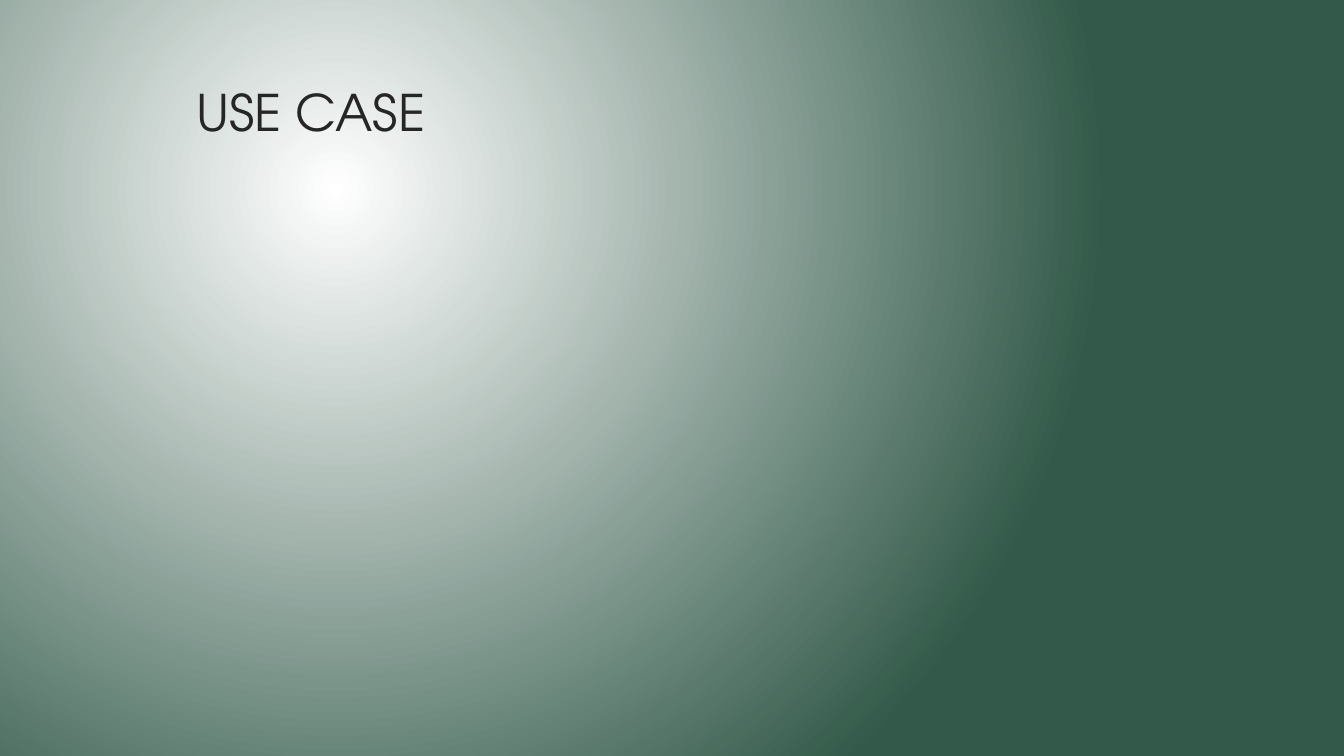
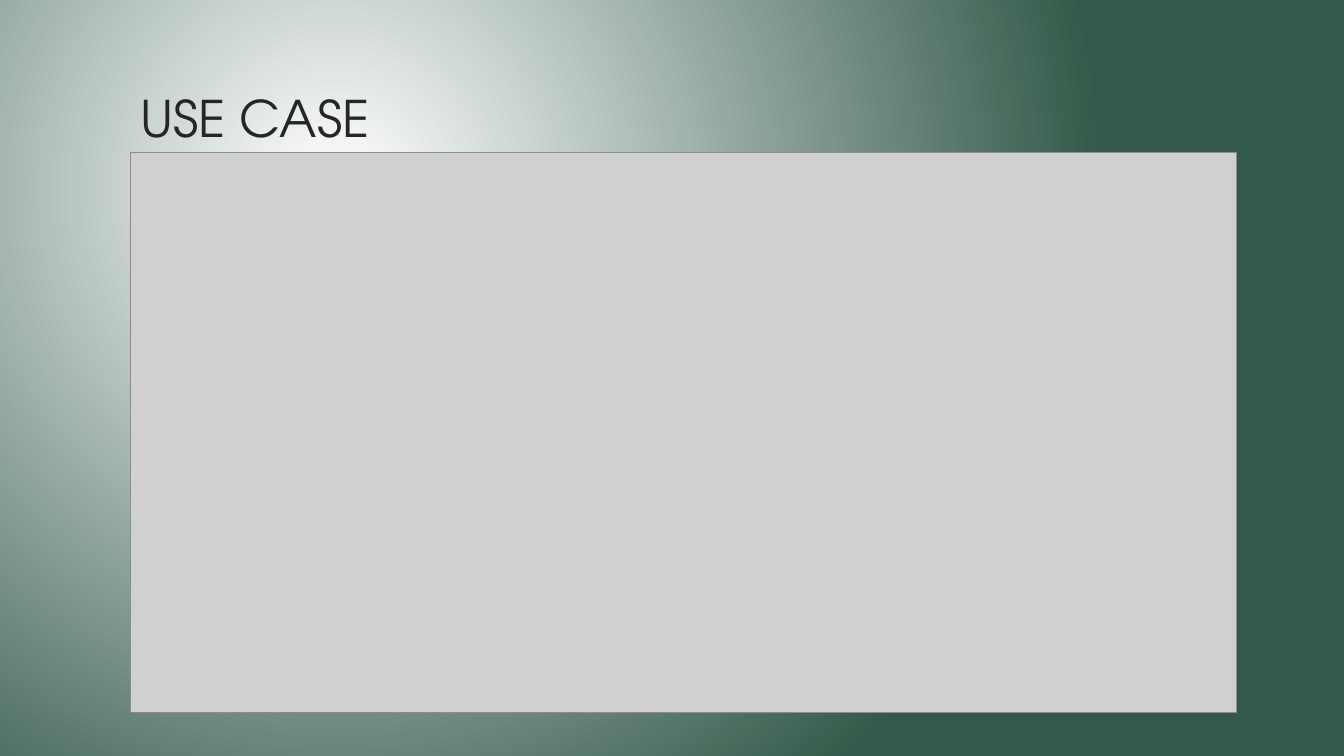
Before and after one commit to cameronmcphie/431FinalProject, a slide deck: slide 5 of documentation/431 Final Project.pptx. Drawn at 1344x756 pixels with LibreOffice and Linux fonts; fonts in the diff are those of the drawing; grey boxes stand for pictures. Boxes give left, top, right and bottom in pixels: in the first picture for what was removed or moved away, otherwise in the second. Text is boxed around its words. In the diff, an @@ line names an element or a change of style, - is before the commit and + after.

```diff
--- a/documentation/431 Final Project.pptx
+++ b/documentation/431 Final Project.pptx
@@ title "USE CASE" rewrapped from <box>197,93,425,132</box> to <box>141,99,369,153</box> @@
@@ picture added at <box>131,153,1237,713</box> @@
```
Also in this commit, not shown: 1 other slide changed, 6 other files.
